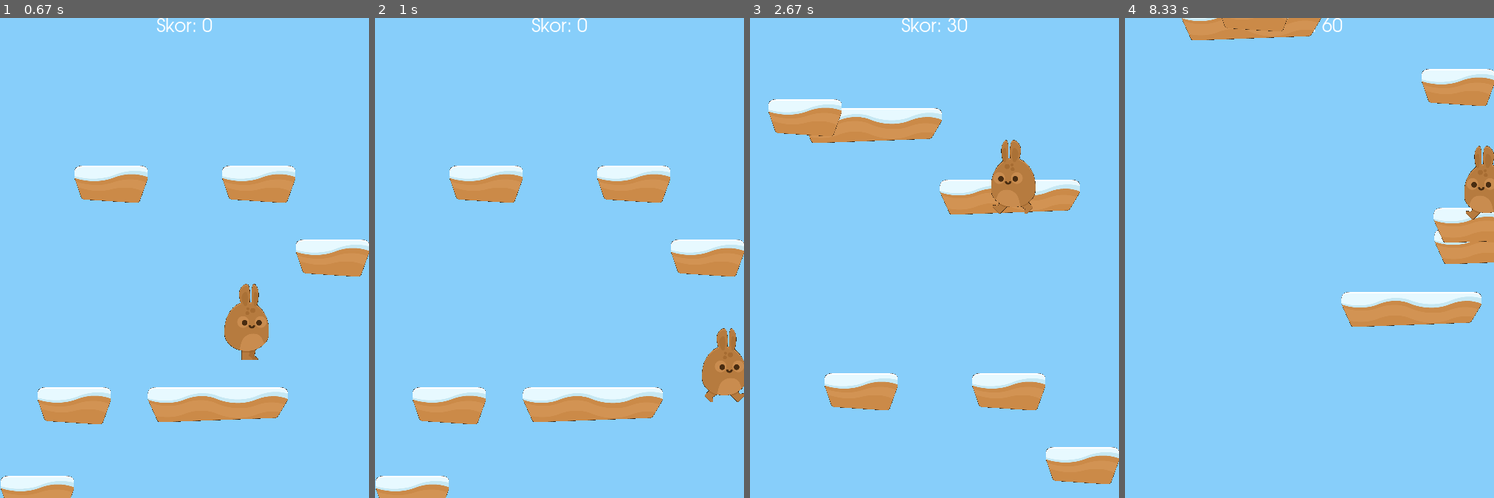
Above: before the commit, frames 1-4 (left to right).
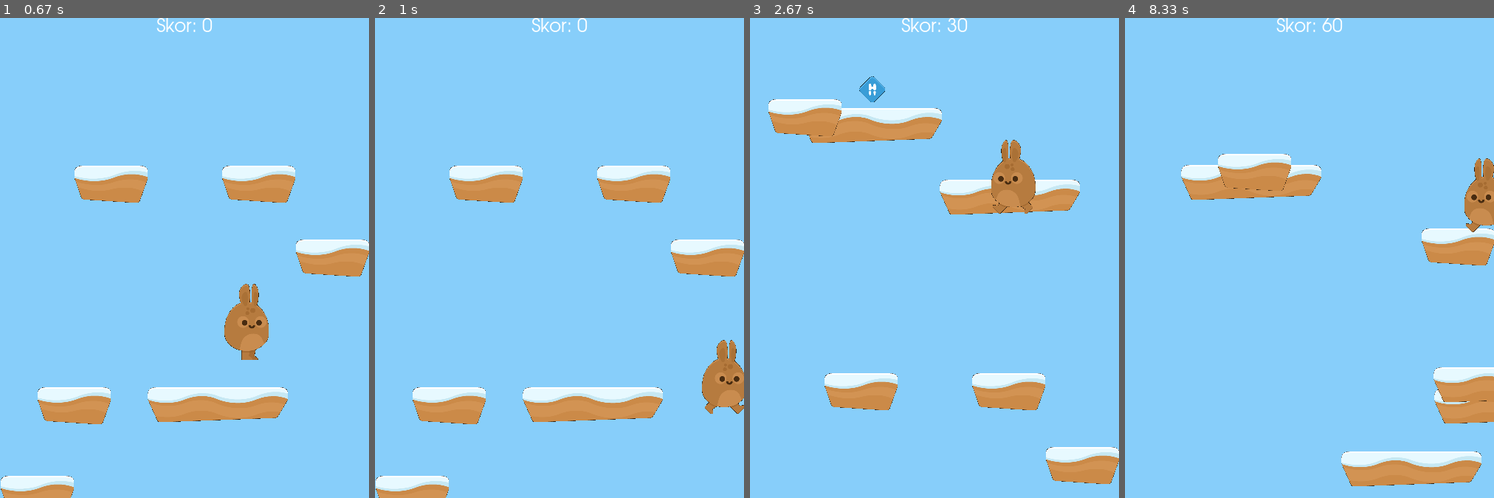
Above: after the commit, the same moments.

Repository: ProjeYonetimiDersi/Butunleme-Pygame
Game: pygame game, started from projeyonetimiButunleme/main.py
The game is run twice, just before and just after one commit, with the same random seed, the same clock (stepped at 60 frames per second) and the same inputs.
Inputs:
- Up to frame 1 (0.67 s): hold Right from 0.33 s (still down)
- Up to frame 2 (1 s): release Right at 0.8 s; hold Right from 0.83 s (still down)
- Up to frame 3 (2.67 s): release Right at 1.3 s; hold Left 1.33-1.87 s; tap Space at 1.4, 1.7, 1.97, 2.27, 2.4 s; hold Left 1.9-2.3 s; hold Right from 2.33 s (still down)
- Up to frame 4 (8.33 s): tap Space at 2.7, 3.07, 3.37, 3.57, 3.87, 4.07, 4.37, 4.57, 4.87, 5.13, 5.43, 5.57, 5.87, 6.23, 6.53, 6.73, 7.03, 7.23, 7.53, 7.73, 8.03, 8.3 s; release Right at 2.97 s; hold Left 3-3.47 s; hold Right 3.5-3.97 s; hold Right 4-4.47 s; hold Left 4.5-5.03 s; hold Left 5.07-5.47 s; hold Right 5.5-6.13 s; hold Left 6.17-6.63 s; hold Right 6.67-7.13 s; hold Right 7.17-7.63 s; hold Left 7.67-8.2 s; hold Left from 8.23 s (still down)

Frame 1 is identical in both runs. In frame 2, 0.7% of the frame differs, in the area x 88-100%, y 64-83%; in frame 3, 0.2%; in frame 4, 14%, in the area x 15-100%, y 0-98%.

Commit message:
karakter platformun kenarındayken sanki havada duruyormuş gibi görünmemesi için düzenlemeler yapıldı, oyuna PowerUp (güç arttırma) eklendi.

Diff:
--- a/projeyonetimiButunleme/main.py
+++ b/projeyonetimiButunleme/main.py
@@ -23,6 +23,7 @@
 
         self.all_sprites = pygame.sprite.Group()
         self.platforms = pygame.sprite.Group()
+        self.powerUps = pygame.sprite.Group()
 
         p1 = Platform(self, 0, HEIGHT-30)
         p2 = Platform(self, WIDTH/2-50, 500)
@@ -76,7 +77,8 @@
         if self.player.hiz.y > 0:
             carpismalar = pygame.sprite.spritecollide(self.player, self.platforms, dokill = False)
             if carpismalar:
-                if carpismalar[0].rect.center[1] + 7 > self.player.rect.bottom:
+                durum = self.player.rect.midbottom[0] <= carpismalar[0].rect.left - 10 or self.player.rect.midbottom[0] >= carpismalar[0].rect.right + 10
+                if carpismalar[0].rect.center[1] + 7 > self.player.rect.bottom and not durum:
                     self.player.hiz.y = 0
                     self.player.rect.bottom = carpismalar[0].rect.top
 
@@ -87,6 +89,10 @@
                 if plat.rect.top >= HEIGHT:
                     plat.kill()
                     self.skor += 10
+
+        powerGain = pygame.sprite.spritecollide(self.player, self.powerUps, True)
+        if powerGain:
+            self.player.hiz.y = -35
 
         if self.player.rect.top > HEIGHT:
             for sprite in self.all_sprites:
@@ -120,6 +126,11 @@
             p = Platform(self, random.randrange(0, WIDTH-genislik), random.randrange(-40, 0))
             self.platforms.add(p)
             self.all_sprites.add(p)
+
+            if random.randint(1, 10) == 1:
+                powerup = PowerUp(self, p)
+                self.powerUps.add(powerup)
+                self.all_sprites.add(powerup)
 
         pygame.display.update()
 
--- a/projeyonetimiButunleme/sprites.py
+++ b/projeyonetimiButunleme/sprites.py
@@ -134,3 +134,18 @@
         self.rect = self.image.get_rect()
         self.rect.x = x
         self.rect.y = y
+
+class PowerUp(pygame.sprite.Sprite):
+    def __init__(self, oyun, platform):
+        super().__init__()
+        self.oyun = oyun
+        self.platform = platform
+        self.image = self.oyun.spritesheet.get_image(820, 1805, 71, 70)
+        self.rect = self.image.get_rect()
+        self.rect.midbottom = self.platform.rect.midtop
+
+    def update(self, *args):
+        self.rect.midbottom = self.platform.rect.midtop
+
+        if not self.oyun.platforms.has(self.platform):
+            self.kill()
